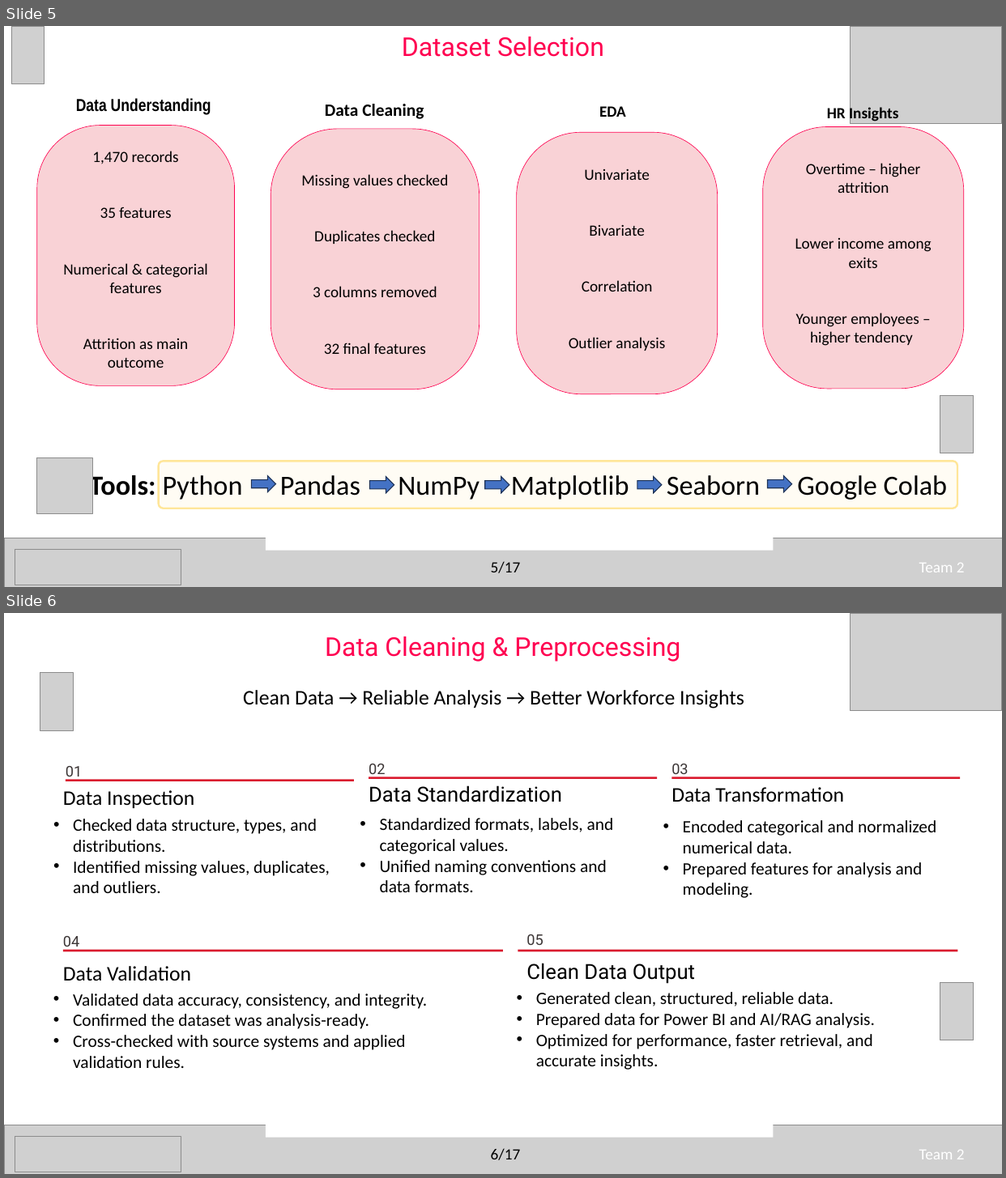
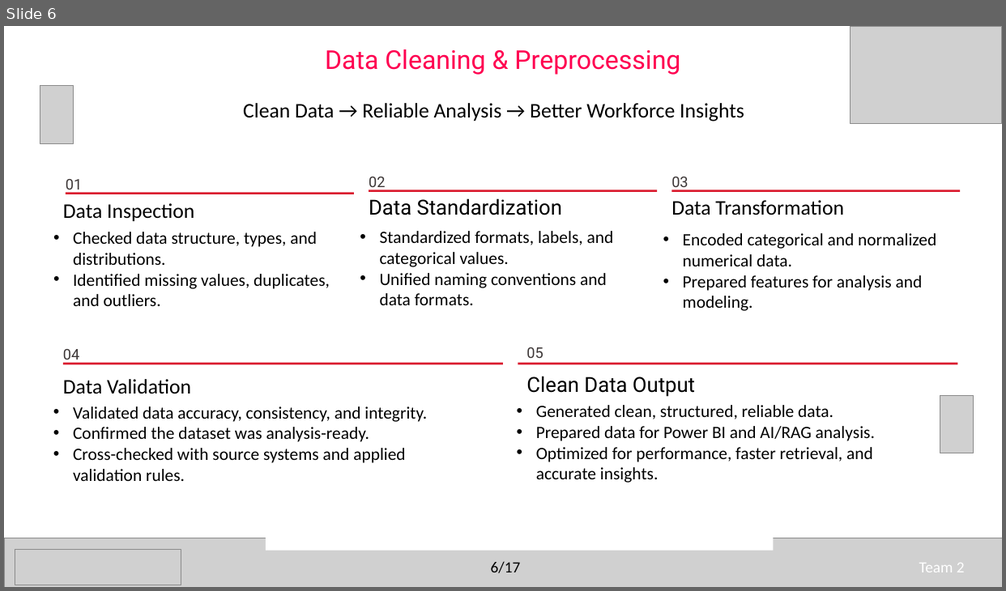
Before and after one commit to Infosys-Springboard-Internship-7-0/Workforce-Insights-Dashboard-for-Employee-Skill-and-Analytics, a slide deck: Data_Cleaning/Presenttion PPT.pptx. Shown one above the other, each under a label of ours: slides 5 and 6 before the commit, slide 6 after it. The pictures are 1006x1178 and 1006x591 pixels, drawn with LibreOffice and Linux fonts; fonts in the diff are those of the drawing; grey boxes stand for pictures. Boxes give left, top, right and bottom in pixels: in the first picture for what was removed or moved away, otherwise in the second. Text is boxed around its words. In the diff, an @@ line names an element or a change of style, - is before the commit and + after.

```diff
--- a/Data_Cleaning/Presenttion PPT.pptx
+++ b/Data_Cleaning/Presenttion PPT.pptx
@@ slide 5 removed at (4,26,1002,587), background #FFFFFF @@
@@ picture removed at (11,26,44,84) @@
@@ text removed at (402,37,604,57) @@
-Dataset Selection
@@ picture removed at (850,26,1001,123) @@
@@ text removed at (76,98,211,115) @@
-Data Understanding
@@ text removed at (325,104,424,119) @@
-Data Cleaning
@@ text removed at (599,106,626,117) @@
-EDA
@@ text removed at (827,105,898,122) @@
-HR Insights
@@ rounded rectangle removed at (37,125,235,386) @@
-1,470 records
-35 features
-Numerical & categorial features
-Attrition as main outcome
@@ rounded rectangle removed at (271,129,479,390) @@
-Missing values checked
-Duplicates checked
-3 columns removed
-32 final features
@@ rounded rectangle removed at (517,132,718,394) @@
-Univariate
-Bivariate
-Correlation
-Outlier analysis
@@ rounded rectangle removed at (763,127,964,389) @@
-Overtime – higher attrition
-Lower income among exits
-Younger employees – higher tendency
@@ picture removed at (940,396,974,454) @@
@@ group removed at (37,459,957,514): 5 right arrows, 1 rounded rectangle, 1 text, 1 picture @@
-Tools: Python Pandas NumPy Matplotlib Seaborn Google Colab
@@ rectangle removed at (266,535,773,551) @@
@@ picture removed at (4,539,1002,587) @@
@@ picture removed at (15,550,181,585) @@
@@ text removed at (491,561,521,574) @@
-5/17
@@ text removed at (919,563,965,573) @@
-Team 2
```
Also in this commit, not shown: 5 other slides removed.
